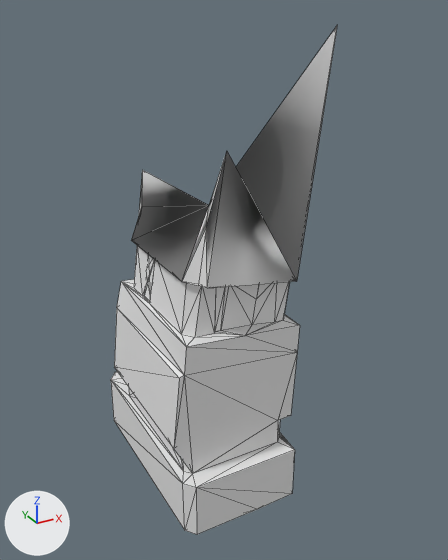
Two versions of the OBJ model src/main/resources/assets/kn8/meshes/isao/shin_left.obj, one commit apart.
The view is the same before and after, from a camera (50 mm lens) standing at (-0.647, -0.993, 0.858) and looking at (-0.134, -0.06, 0.392). Arrows for +X, +Y and +Z are at lower left; the lights stay in place. The older version comes first. Mesh edges are drawn as thin lines. Where no turn or scale is listed for an object, it has been applied to the vertices. Vertices at exactly the same position are counted once.

Script lines for the objects in view, before the commit:
```python
me_shin_left = bpy.data.meshes.new('shin_left')
me_shin_left.from_pydata(...)  # 128 vertices, 251 faces; spans x -0.312..-0.006, y -0.243..0.175, z 0.0..0.834
ob_shin_left = bpy.data.objects.new('shin_left', me_shin_left)
ob_shin_left.location = (0.0, 0.0, 0.0)
```
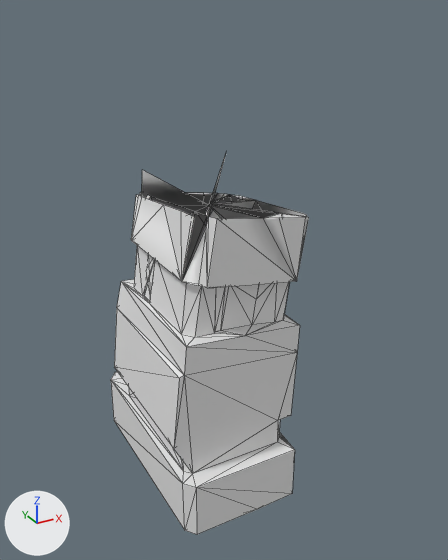
Location of each change, (x1, y1, x2, y2) in pixels of the pictures (448 x 560 px):
'shin_left', reshaped (12% narrower, 25% shorter)
    before: (111, 26, 337, 534)
    after: (111, 155, 309, 534)
part 1 of me_shin_left, reshaped
    before: (138, 26, 337, 288)
    after: (131, 192, 309, 288)

The edits, one by one:
me_shin_left is used by ob_shin_left; location (0.0, 0.0, 0.0).
me_shin_left had 128 vertices, 251 faces and spanned x -0.312..-0.006, y -0.243..0.175, z 0.0..0.834.
me_shin_left now has 163 vertices, 300 faces and spans x -0.312..-0.037, y -0.243..0.175, z 0.0..0.669.
Part 1, on me_shin_left:
2 vertices are removed from x -0.053..-0.006, y -0.184..0.076, z 0.549..0.834.
14 faces are deleted.
37 vertices are added at x -0.256..-0.037, y -0.208..0.086, z 0.514..0.57.
63 new faces join them.
